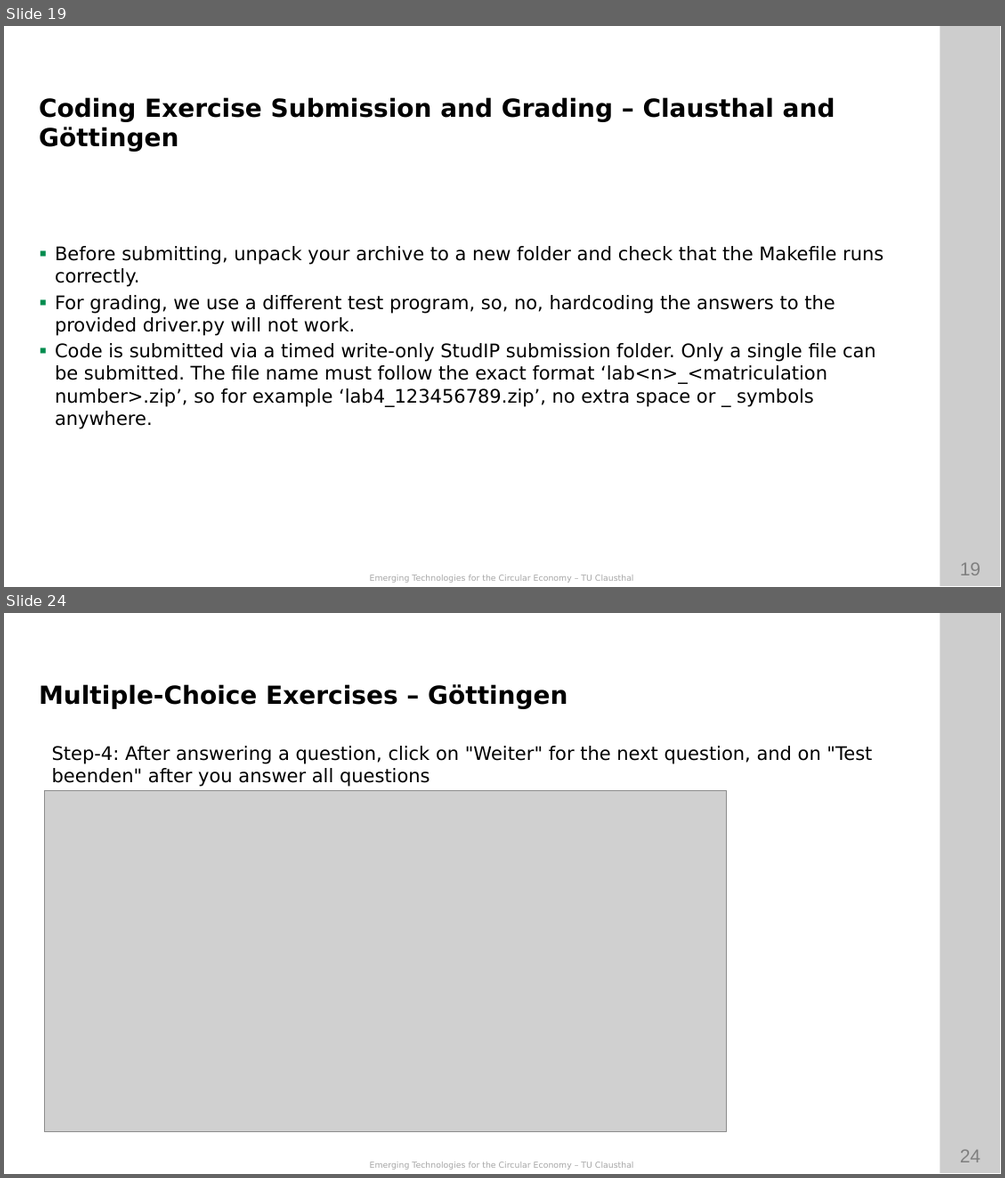
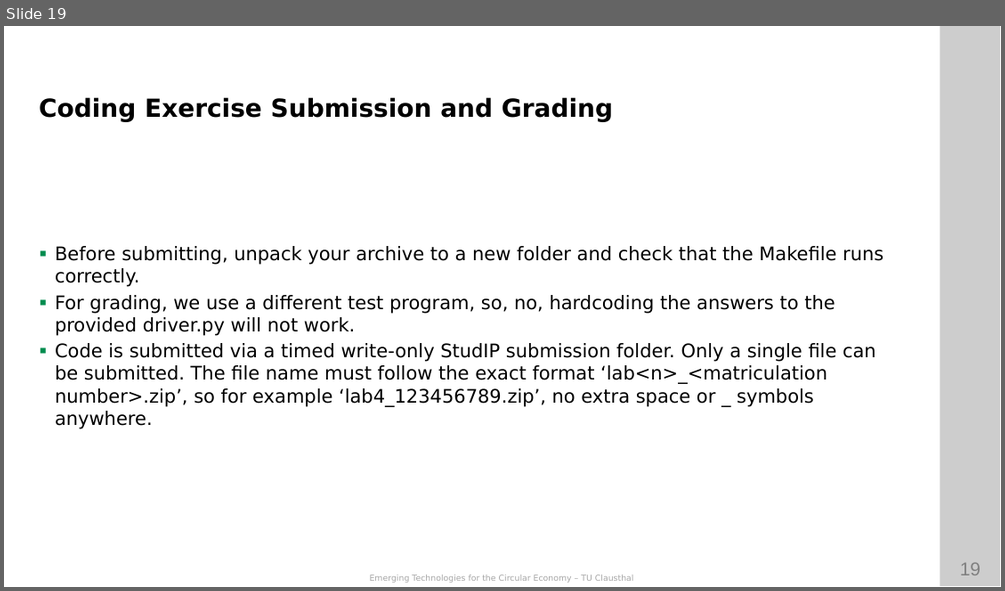
Before and after one commit to ETCE-LAB/teaching-material, a slide deck: Emerging-Technologies-for-the-Circular-Economy/ETCE-L00-Organization.pptx. Shown one above the other, each under a label of ours: slides 19 and 24 before the commit, slide 19 after it; the slides between them are not shown. The pictures are 1005x1178 and 1005x591 pixels, drawn with LibreOffice and Linux fonts; fonts in the diff are those of the drawing; grey boxes stand for pictures; background and template pictures are left out. Boxes give left, top, right and bottom in pixels: in the first picture for what was removed or moved away, otherwise in the second. Text is boxed around its words. In the diff, an @@ line names an element or a change of style, - is before the commit and + after.

```diff
--- a/Emerging-Technologies-for-the-Circular-Economy/ETCE-L00-Organization.pptx
+++ b/Emerging-Technologies-for-the-Circular-Economy/ETCE-L00-Organization.pptx
@@ slide 24 removed at (4,613,1001,1174), background #FFFFFF; not listed: 4 template elements that a slide beside it also shows @@
@@ text removed at (39,684,567,709) @@
-Multiple-Choice Exercises – Göttingen
@@ text removed at (52,746,872,787) @@
-Step-4: After answering a question, click on "Weiter" for the next question, and on "Test beenden" after you answer all questions
@@ picture removed at (44,790,726,1132) @@
@@ slide 19 changed as well @@
@@ text at (39,97,613,122): text changed @@
-Coding Exercise Submission and Grading – Clausthal and Göttingen
+Coding Exercise Submission and Grading
```
Also in this commit, not shown: 10 other slides changed, 2 slides added, 7 other slides removed, 1 other file.
